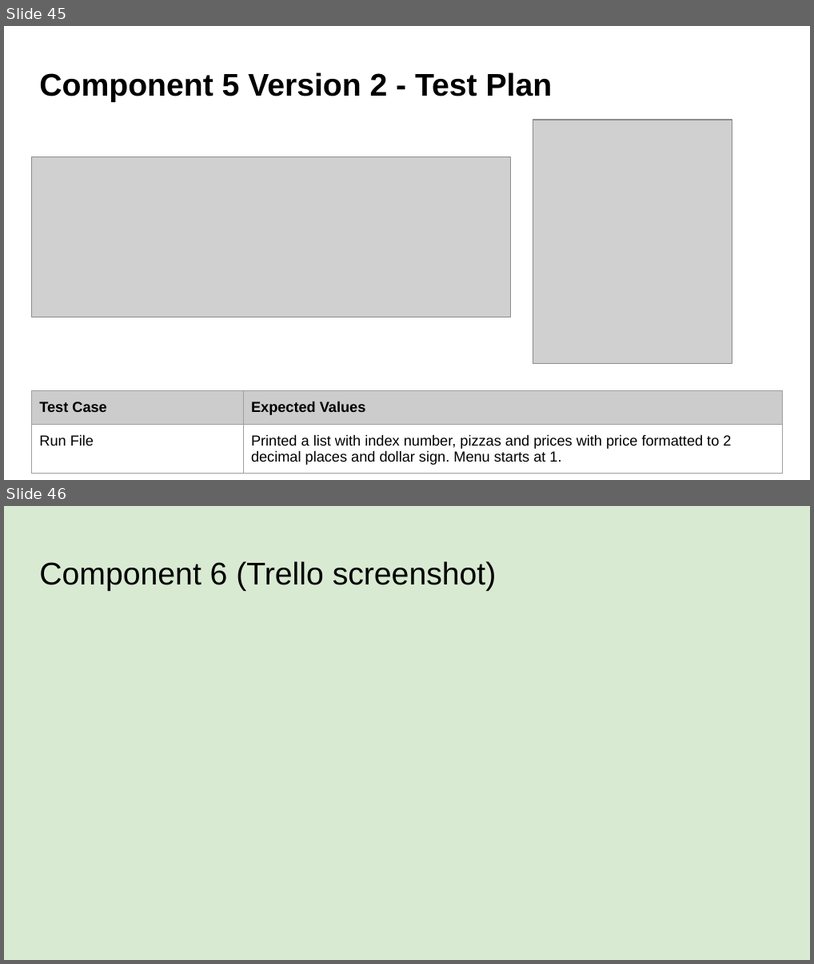
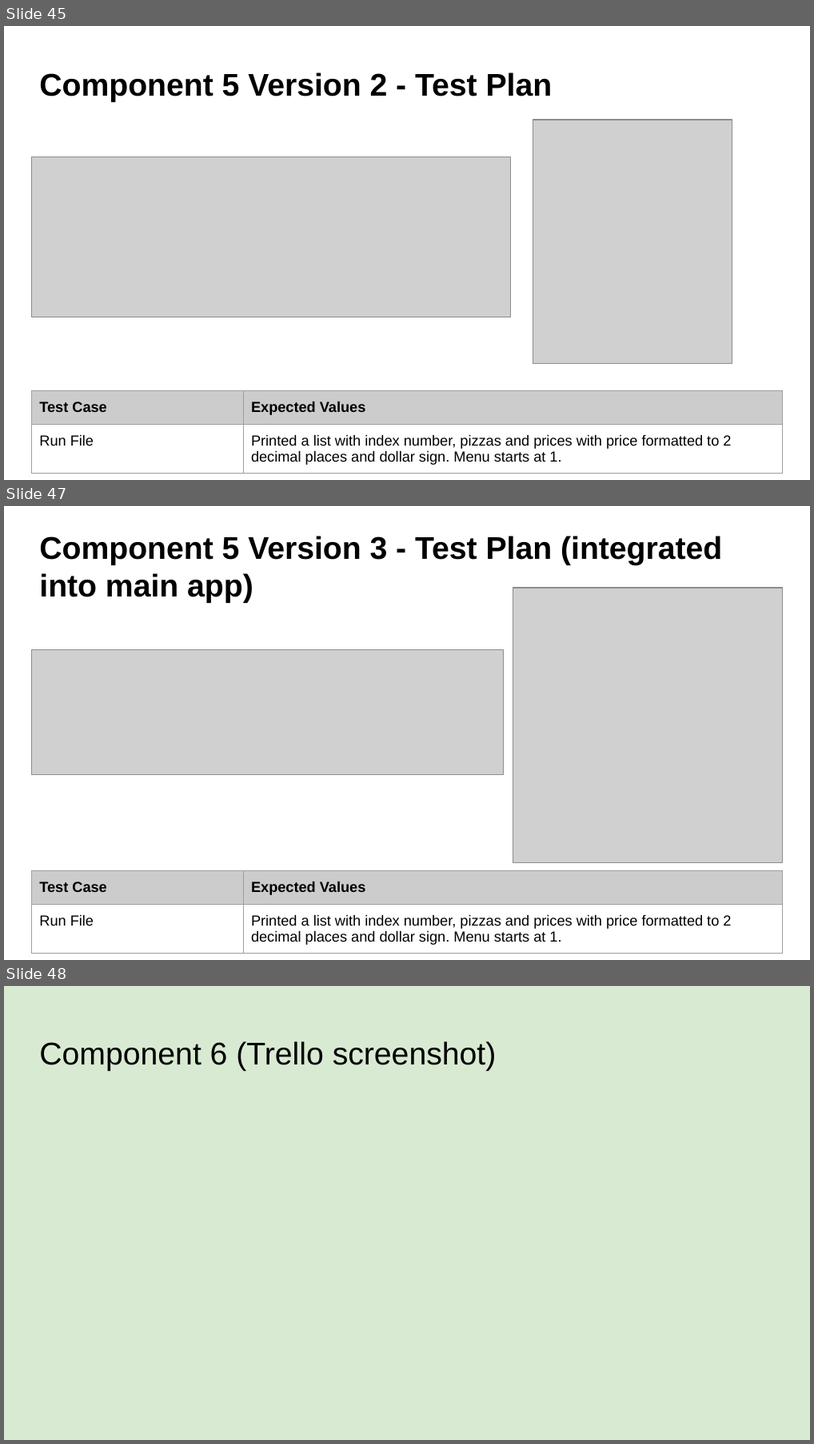
Before and after one commit to danettp/ds_nuts_bot, a slide deck: Danett Pepito - 000_91896 _ 91897 Documentation - 2150400 (Git).pptx. Shown one above the other, each under a label of ours: slides 45 and 46 before the commit, slides 45, 47 and 48 after it; the slides between them are not shown. The pictures are 814x964 and 814x1444 pixels, drawn with LibreOffice and Linux fonts; fonts in the diff are those of the drawing; grey boxes stand for pictures; background and template pictures are left out. Boxes give left, top, right and bottom in pixels: in the first picture for what was removed or moved away, otherwise in the second. Text is boxed around its words. In the diff, an @@ line names an element or a change of style, - is before the commit and + after.

Commit message:
Formatted menu
Formatted and changed menu into a function - integrated into main app.

```diff
--- a/Danett Pepito - 000_91896 _ 91897 Documentation - 2150400 (Git).pptx
+++ b/Danett Pepito - 000_91896 _ 91897 Documentation - 2150400 (Git).pptx
@@ slide 47 added at box(4, 506, 810, 960), background picture (left out) @@
@@ title added at box(39, 536, 722, 603), 28 pt, text #000000, bold @@
+Component 5 Version 3 - Test Plan (integrated into main app)
@@ picture added at box(514, 588, 783, 863) @@
@@ picture added at box(31, 649, 503, 775) @@
@@ table added at box(31, 871, 783, 955), 2 rows, 2 columns @@
+Test Case | Expected Values
+Run File | Printed a list with index number, pizzas and prices with price formatted to 2 decimal places and dollar sign. Menu starts at 1.
@@ what was slide 46 is now slide 48 @@
```
Also in this commit, not shown: 1 other slide added, 2 other files.
